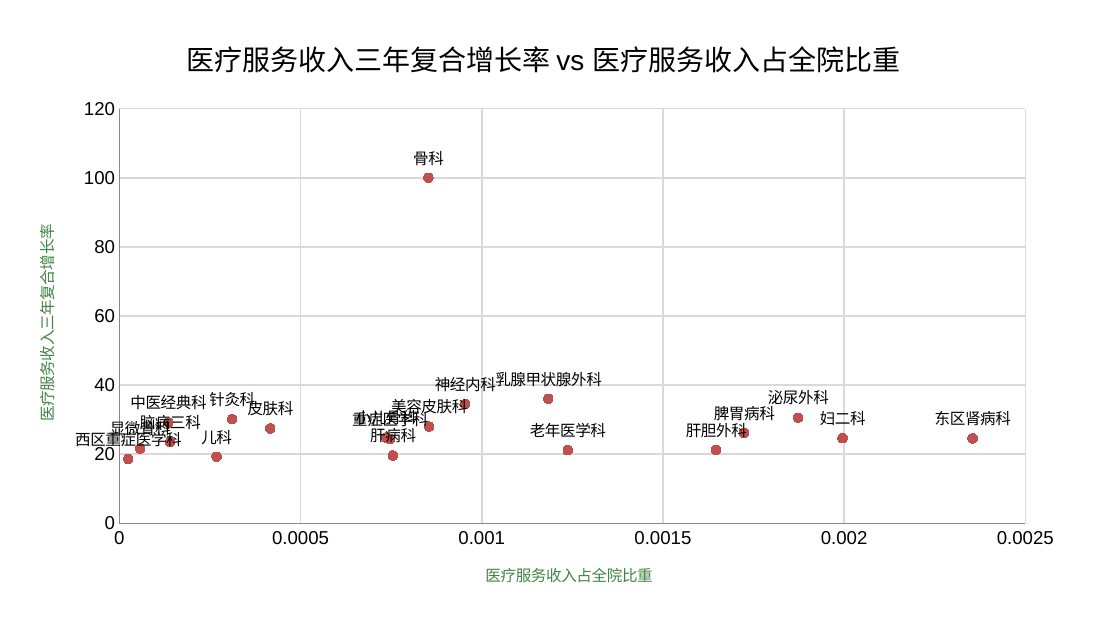
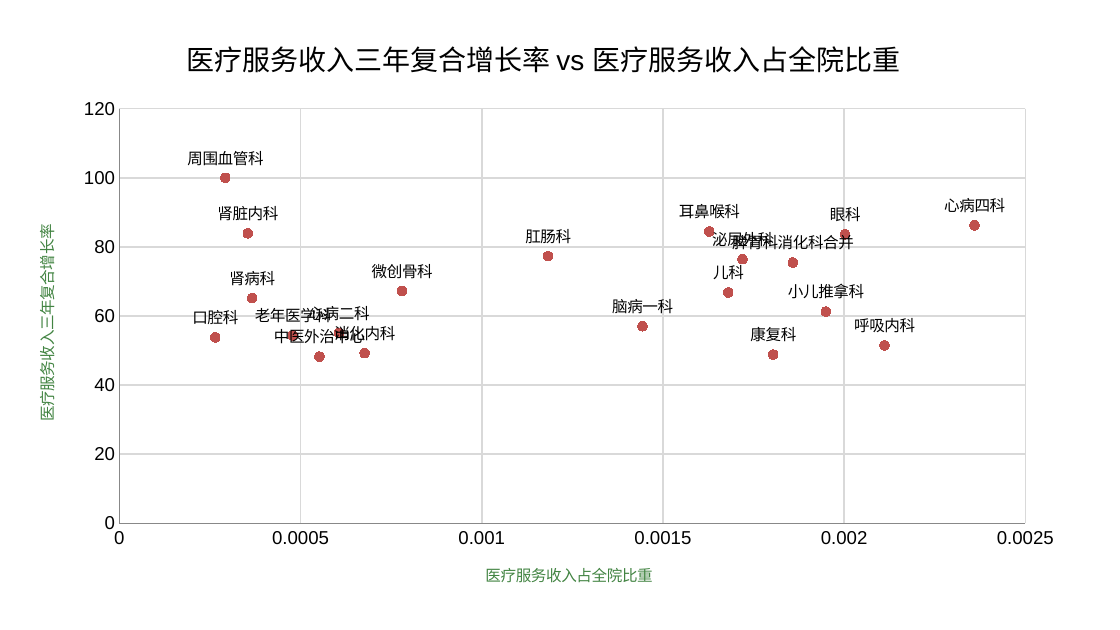
Before and after one commit to Tostig0916/hqcoffee, a slide deck: slide 2 of cases/goodhostpital2021/对标分析报告.pg.pptx. Drawn at 1120x630 pixels with LibreOffice and Linux fonts; fonts in the diff are those of the drawing. Boxes give left, top, right and bottom in pixels: in the first picture for what was removed or moved away, otherwise in the second. Text is boxed around its words. In the diff, an @@ line names an element or a change of style, - is before the commit and + after.

```diff
--- a/cases/goodhostpital2021/对标分析报告.pg.pptx
+++ b/cases/goodhostpital2021/对标分析报告.pg.pptx
@@ scatter chart at box(11, 11, 1075, 609) @@
-医疗服务收入三年复合增长率: (0.00085, 100), (0.00118, 36.024942), (0.00095, 34.467521), (0.00187, 30.554444), (0.00031, 30.100689), (0.00013, 29.110934), (0.00085, 27.99011), (0.00042, 27.42028), (0.00172, 26.146883), (0.00074, 24.812532), (0.002, 24.652159), (0.00235, 24.551199), (0.00075, 24.338398), (0.00014, 23.528359), (6e-05, 21.622198), (0.00165, 21.163219), (0.00124, 21.132131), (0.00075, 19.601581), (0.00027, 19.255582), (2e-05, 18.600699)
+医疗服务收入三年复合增长率: (0.00029, 100), (0.00236, 86.216128), (0.00163, 84.424227), (0.00035, 83.914261), (0.002, 83.623475), (0.00118, 77.285677), (0.00172, 76.420949), (0.00186, 75.464255), (0.00078, 67.272303), (0.00168, 66.78558), (0.00037, 65.154453), (0.00195, 61.269253), (0.00144, 56.996502), (0.00061, 55.089947), (0.00048, 54.338637), (0.00026, 53.787745), (0.00211, 51.475395), (0.00068, 49.214932), (0.0018, 48.801939), (0.00055, 48.222751)
@@ data labels of 医疗服务收入三年复合增长率 changed @@
```
Also in this commit, not shown: 1 other slide changed, 11 other files.
